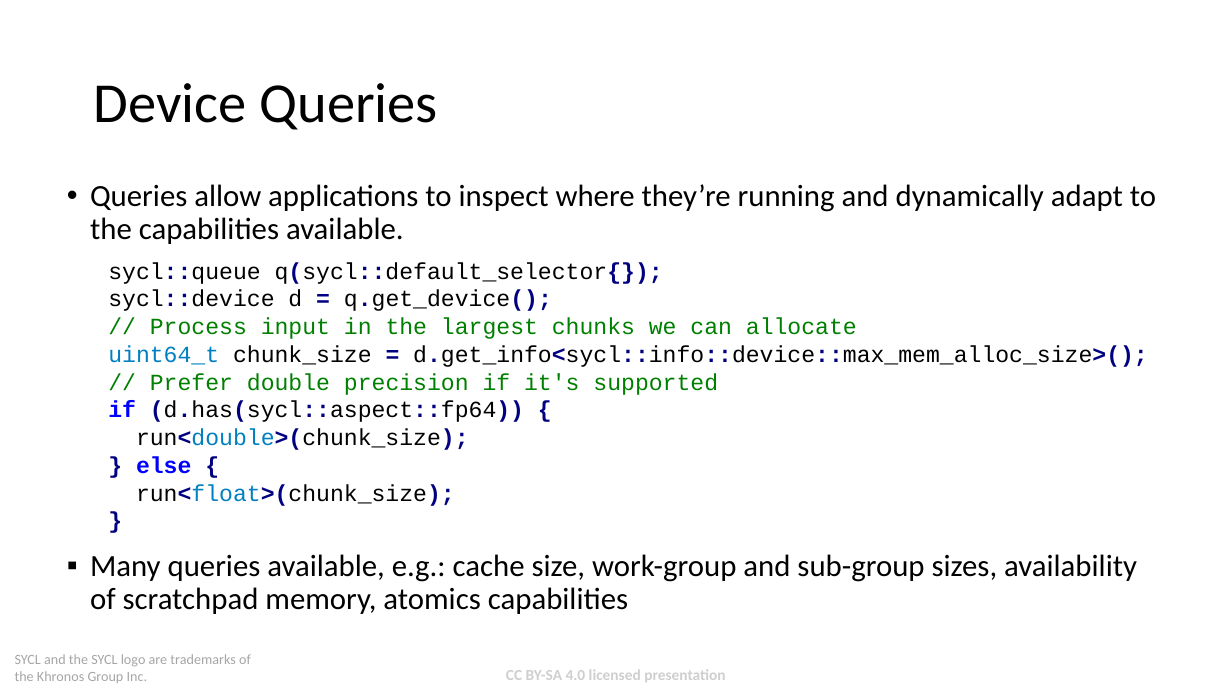
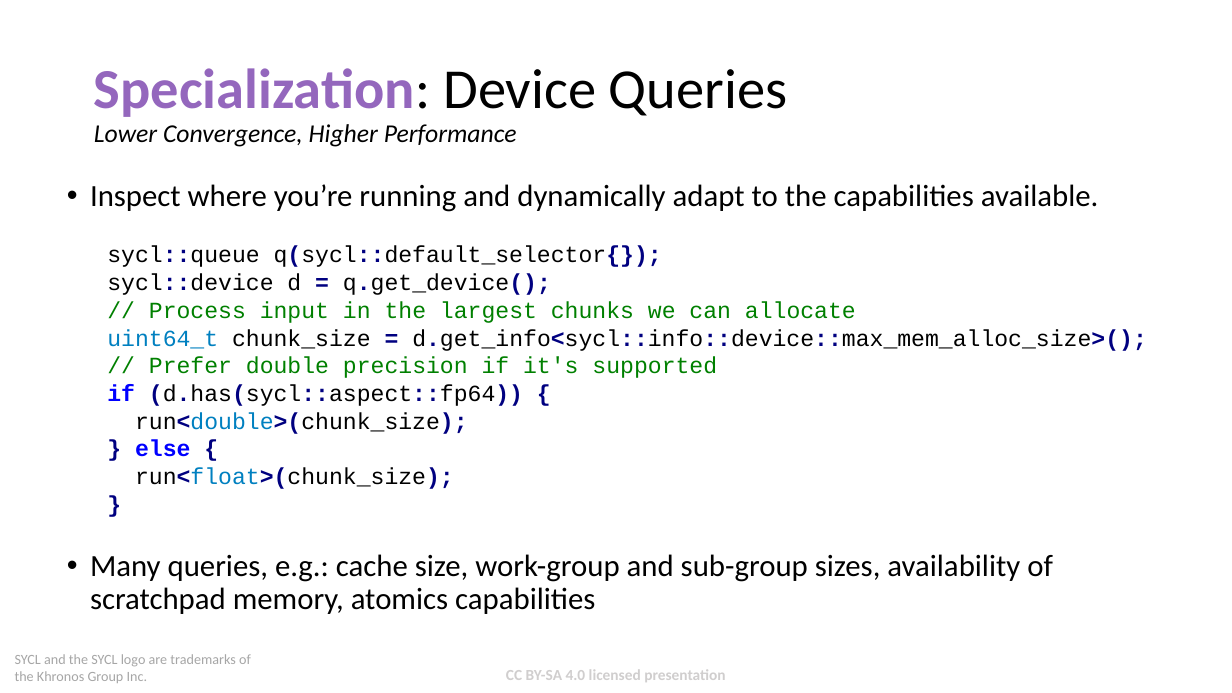
Before and after one commit to codeplaysoftware/syclacademy, a slide deck: slide 5 of Lesson_Materials/Lecture_18B_Think_Performance_Portable/Lecture_18B_Think_Performance_Portable.pptx. Drawn at 1232x693 pixels with LibreOffice and Linux fonts; fonts in the diff are those of the drawing; background and template pictures are left out. Boxes give left, top, right and bottom in pixels: in the first picture for what was removed or moved away, otherwise in the second. Text is boxed around its words. In the diff, an @@ line names an element or a change of style, - is before the commit and + after.

```diff
--- a/Lesson_Materials/Lecture_18B_Think_Performance_Portable/Lecture_18B_Think_Performance_Portable.pptx
+++ b/Lesson_Materials/Lecture_18B_Think_Performance_Portable/Lecture_18B_Think_Performance_Portable.pptx
@@ title at [94,68,787,147]: text changed; size 44 to 20 pt; italic on @@
-Device Queries
+Specialization: Device Queries
+Lower Convergence, Higher Performance
@@ text at [90,184,1099,212]: text changed @@
-• Queries allow applications to inspect where they’re running and dynamically adapt to the capabilities available.
+• Inspect where you’re running and dynamically adapt to the capabilities available.
@@ text "sycl::queue q(sycl::default_selector{});": place and size @@
-text "sycl::queue q(sycl::default_selector{});" at [108,262,1148,506]
+text "sycl::queue q(sycl::default_selector{});" at [107,246,1147,489]
@@ text at [90,554,1053,614]: text changed @@
-▪ Many queries available, e.g.: cache size, work-group and sub-group sizes, availability of scratchpad memory, atomics capabilities
+• Many queries, e.g.: cache size, work-group and sub-group sizes, availability of scratchpad memory, atomics capabilities
```
Also in this commit, not shown: 10 other slides changed, 1 other file.
